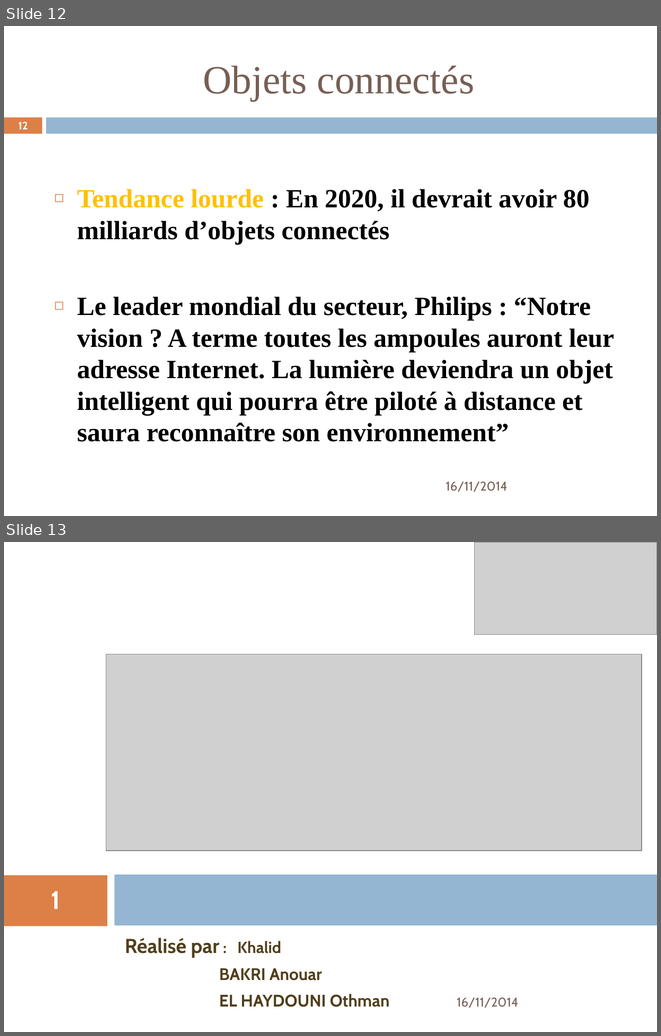
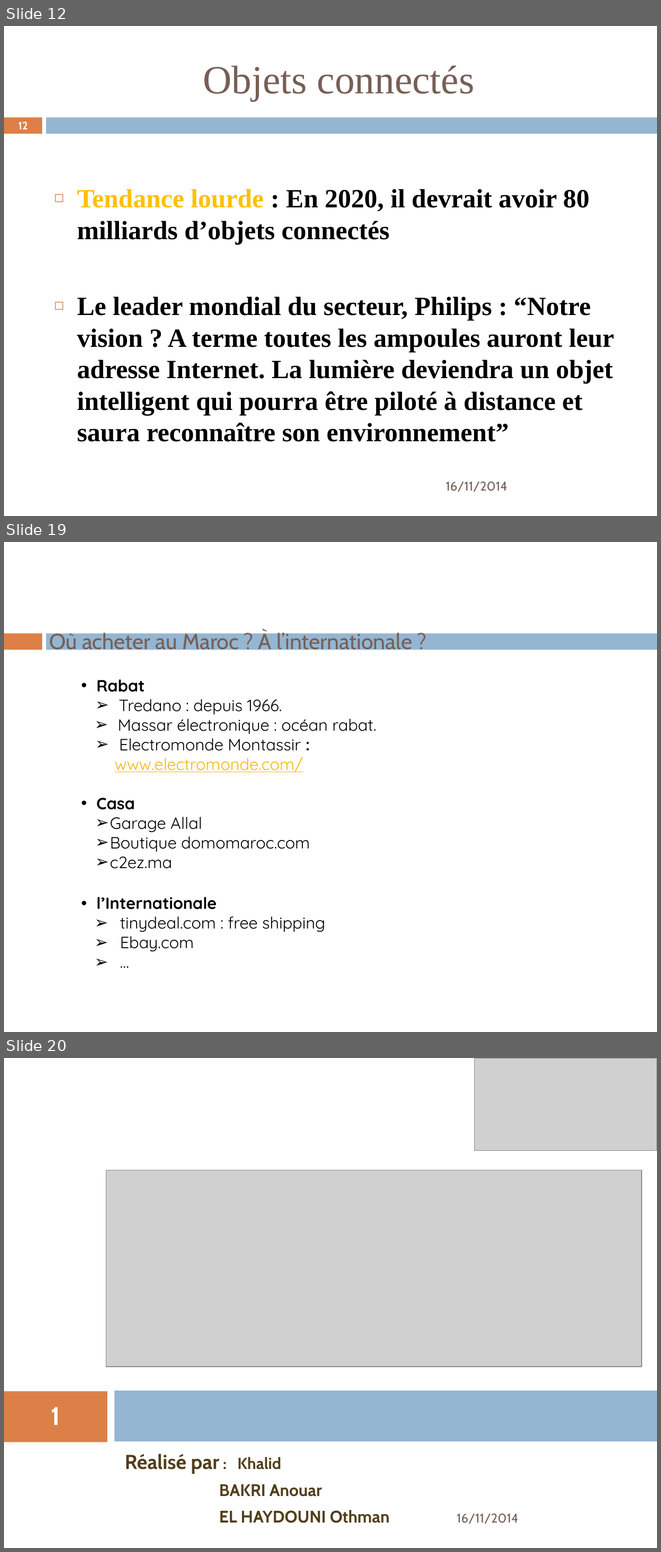
Before and after one commit to anouarattn/DIY-IoT-PresentationEnset-17-11-2014, a slide deck: IoT-VersionFinal-ELHAYDOUNI_Othman (2).pptx. Shown one above the other, each under a label of ours: slides 12 and 13 before the commit, slides 12, 19 and 20 after it; the slides between them are not shown. The pictures are 661x1036 and 661x1552 pixels, drawn with LibreOffice and Linux fonts; fonts in the diff are those of the drawing; grey boxes stand for pictures; background and template pictures are left out. Boxes give left, top, right and bottom in pixels: in the first picture for what was removed or moved away, otherwise in the second. Text is boxed around its words. In the diff, an @@ line names an element or a change of style, - is before the commit and + after.

```diff
--- a/IoT-VersionFinal-ELHAYDOUNI_Othman (2).pptx
+++ b/IoT-VersionFinal-ELHAYDOUNI_Othman (2).pptx
@@ slide 19 added at [4, 542, 657, 1032], background #FFFFFF; not listed: 2 template elements that a slide beside it also shows @@
@@ title added at [49, 631, 412, 654], 24 pt, text #775F55 @@
+Où acheter au Maroc ? À l’internationale ?
@@ text added at [96, 679, 376, 868], 18 pt, text #000000 @@
+• Rabat
+➢ Tredano : depuis 1966.
+➢ Massar électronique : océan rabat.
+➢ Electromonde Montassir : www.electromonde.com/
+• Casa
+➢ Garage Allal
+➢ Boutique domomaroc.com
+➢ c2ez.ma
@@ text added at [96, 897, 325, 951], 18 pt, text #000000 @@
+• l’Internationale
+➢ tinydeal.com : free shipping
+➢ Ebay.com
+➢ …
@@ what was slide 13 is now slide 20 @@
```
Also in this commit, not shown: 1 slide changed, 6 other slides added.
